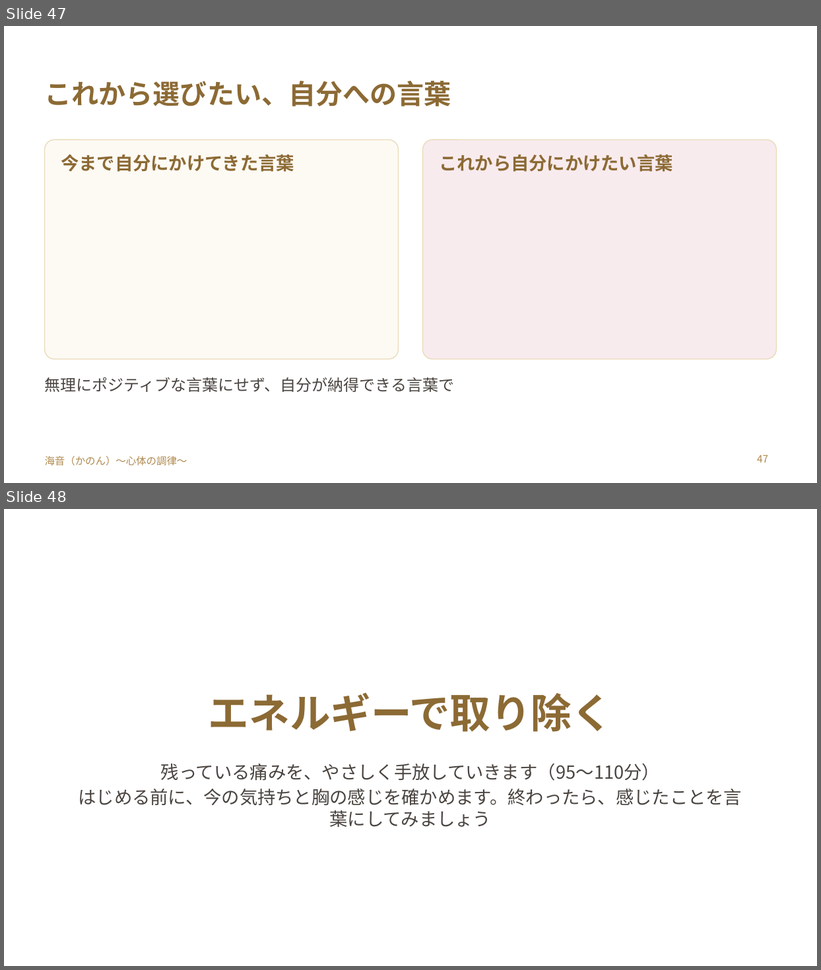
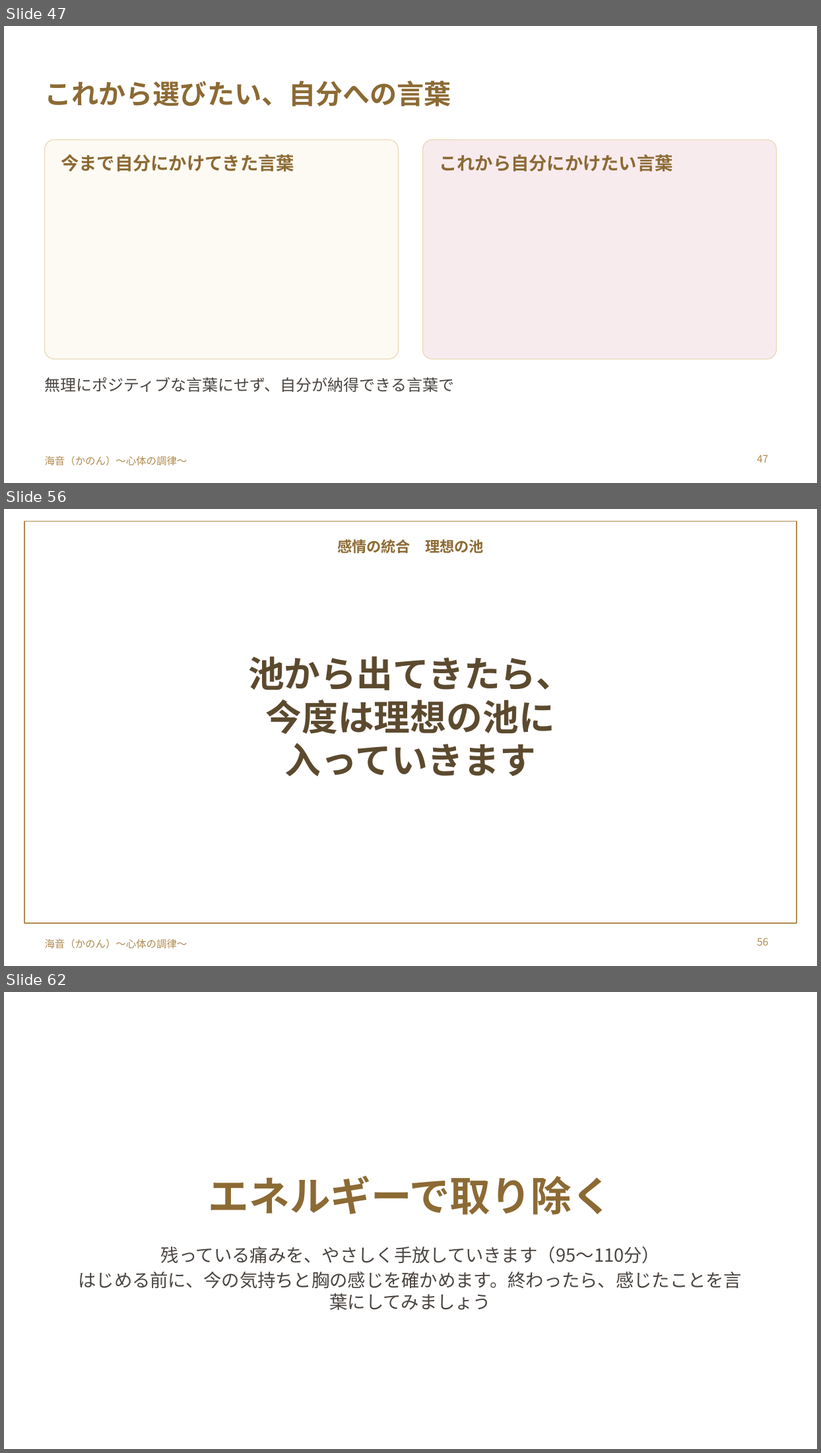
Before and after one commit to y-takahashi-cmd/MyBrain, a slide deck: 20_Projects/海音_心体の調律/タマラ/髙瀨三由紀さん/20261102_髙瀨三由紀さん_胸の奥の痛みをほどく単発セッション.pptx. Shown one above the other, each under a label of ours: slides 47 and 48 before the commit, slides 47, 56 and 62 after it; the slides between them are not shown. The pictures are 821x970 and 821x1453 pixels, drawn with LibreOffice and Linux fonts; fonts in the diff are those of the drawing; background and template pictures are left out. Boxes give left, top, right and bottom in pixels: in the first picture for what was removed or moved away, otherwise in the second. Text is boxed around its words. In the diff, an @@ line names an element or a change of style, - is before the commit and + after.

```diff
--- a/20_Projects/海音_心体の調律/タマラ/髙瀨三由紀さん/20261102_髙瀨三由紀さん_胸の奥の痛みをほどく単発セッション.pptx
+++ b/20_Projects/海音_心体の調律/タマラ/髙瀨三由紀さん/20261102_髙瀨三由紀さん_胸の奥の痛みをほどく単発セッション.pptx
@@ slide 56 added at box(4, 509, 817, 966), background picture (left out); not listed: 1 template element that a slide beside it also shows @@
@@ rectangle added at box(24, 521, 797, 923), outline #B08A4E 1 pt @@
@@ text added at box(337, 539, 484, 553), 13 pt, text #8C6A34, bold @@
+感情の統合 理想の池
@@ title added at box(248, 656, 572, 776), 32 pt, text #5C4A2E, bold @@
+池から出てきたら、
+今度は理想の池に
+入っていきます
@@ page number added at box(757, 938, 768, 946), 9 pt, text #B08A4E @@
+56
@@ what was slide 48 is now slide 62 @@
```
Also in this commit, not shown: 2 slides changed, 13 other slides added, 1 other file.
